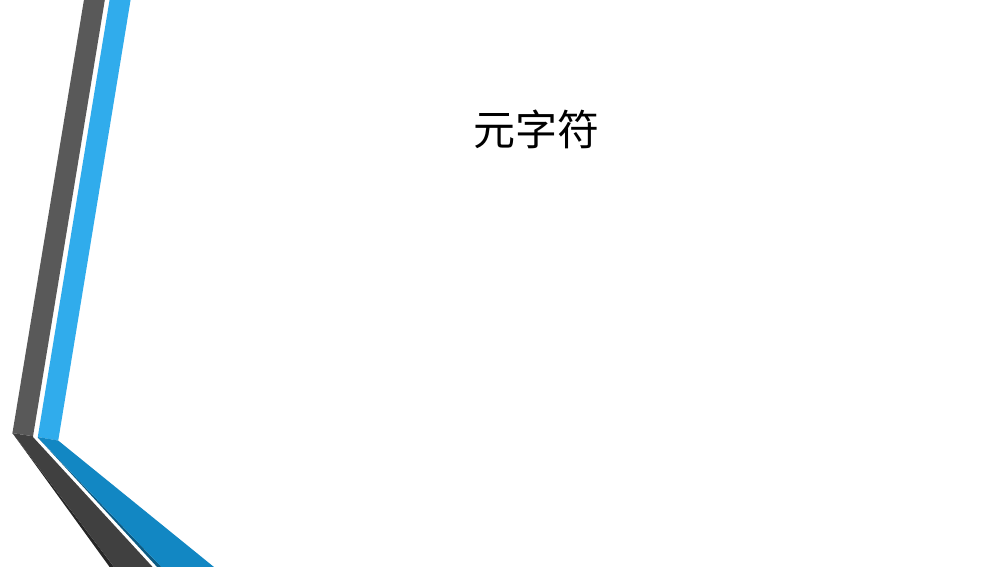
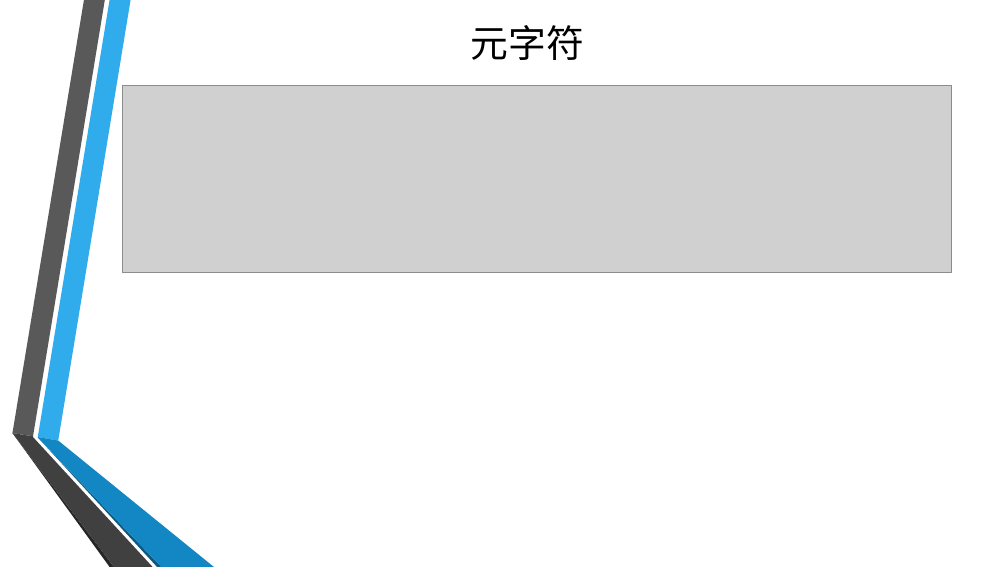
Before and after one commit to zj2626/demo, a slide deck: slide 6 of demo/src/main/java/com/kdniao/logisticsfront/common/biz/service/impl/regex/正则.pptx (slide 5 before the commit). Drawn at 1008x567 pixels with LibreOffice and Linux fonts; fonts in the diff are those of the drawing; grey boxes stand for pictures; background and template pictures are left out. Boxes give left, top, right and bottom in pixels: in the first picture for what was removed or moved away, otherwise in the second. Text is boxed around its words. In the diff, an @@ line names an element or a change of style, - is before the commit and + after.

```diff
--- a/demo/src/main/java/com/kdniao/logisticsfront/common/biz/service/impl/regex/正则.pptx
+++ b/demo/src/main/java/com/kdniao/logisticsfront/common/biz/service/impl/regex/正则.pptx
@@ title "元字符": place and size @@
-title "元字符" at [474,109,600,149]
+title "元字符" at [471,25,584,60]
@@ title "元字符" at [471,25,584,60]: size 40 to 36 pt @@
@@ picture added at [123,85,951,273] @@
```
Also in this commit, not shown: 3 other slides changed, 2 slides added, 1 slide removed, 1 other file.
